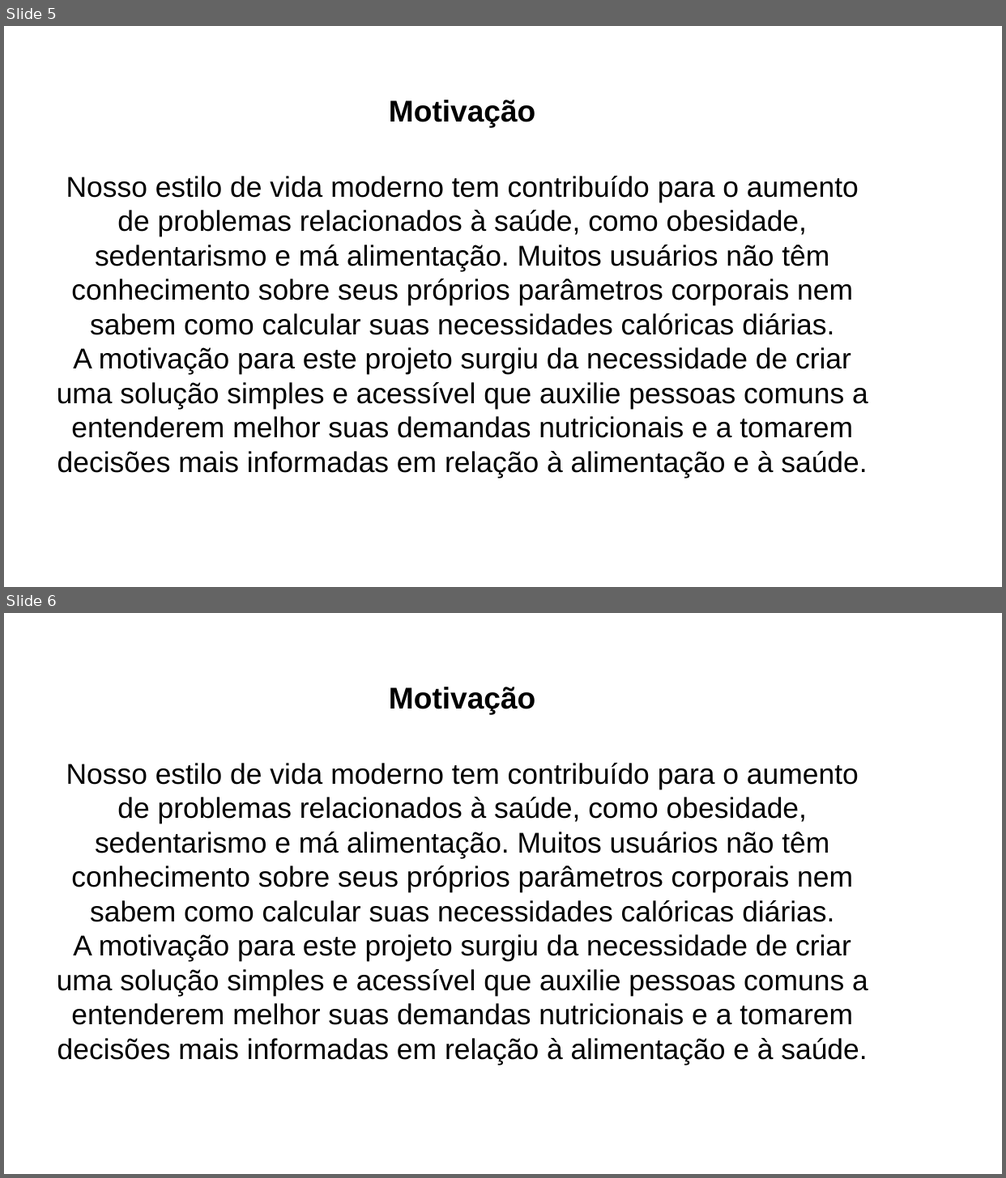
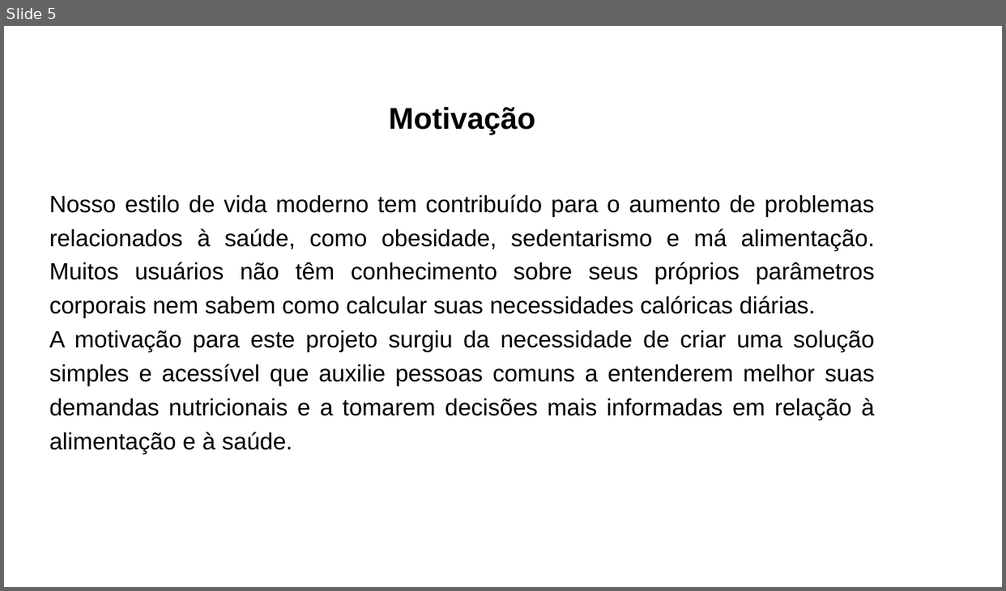
Before and after one commit to NutriFacil-A3/NutriFacil, a slide deck: slides/SlidesNutriFacil.pptx. Shown one above the other, each under a label of ours: slides 5 and 6 before the commit, slide 5 after it. The pictures are 1006x1178 and 1006x591 pixels, drawn with LibreOffice and Linux fonts; fonts in the diff are those of the drawing; background and template pictures are left out. Boxes give left, top, right and bottom in pixels: in the first picture for what was removed or moved away, otherwise in the second. Text is boxed around its words. In the diff, an @@ line names an element or a change of style, - is before the commit and + after.

```diff
--- a/slides/SlidesNutriFacil.pptx
+++ b/slides/SlidesNutriFacil.pptx
@@ slide 6 removed at <box>4,613,1002,1174</box>, background picture (left out) @@
@@ text removed at <box>57,687,868,1065</box> @@
-Motivação
-Nosso estilo de vida moderno tem contribuído para o aumento de problemas relacionados à saúde, como obesidade, sedentarismo e má alimentação. Muitos usuários não têm conhecimento sobre seus próprios parâmetros corporais nem sabem como calcular suas necessidades calóricas diárias.
-A motivação para este projeto surgiu da necessidade de criar uma solução simples e acessível que auxilie pessoas comuns a entenderem melhor suas demandas nutricionais e a tomarem decisões mais informadas em relação à alimentação e à saúde.
@@ slide 5 changed as well @@
@@ text "Motivação" at <box>49,107,875,454</box>: size 41.4 to 34 pt; line spacing 52.1pt to 1.2; alignment centre to justified; line spacing 49.7pt to 1.2 @@
```
Also in this commit, not shown: 6 other slides changed, 4 slides added, 2 other slides removed, 1 other file.
